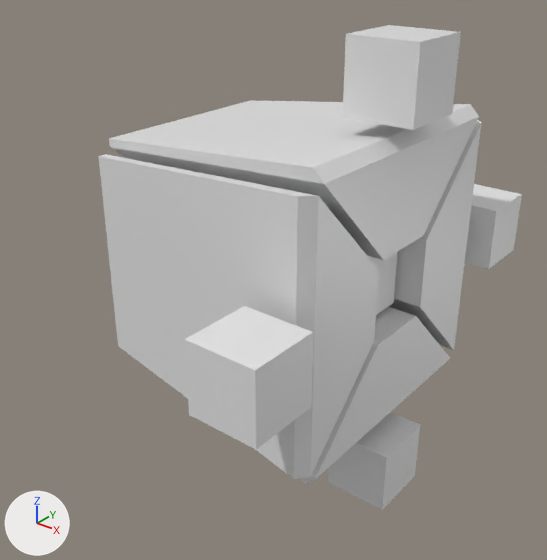
Before and after pictures for a commit that changed the Blender file Elderland/Assets/Models/Blender/Enemy/Ranged Enemy/RangedEnemy.blend.
One viewpoint serves both versions: a 50 mm camera at (3.2, -4.13, 2.3) aimed at (-0.05, -0.06, -0.22). The axes (+X, +Y, +Z) are drawn at lower left. The lights are the same throughout.

Before the edit, the objects in view are built like this:
```python
ob_cube = bpy.data.objects.new('Cube', me_cube)
ob_cube.location = (0.0, 0.0, 0.0)
ob_cube_001 = bpy.data.objects.new('Cube.001', me_cube_002)
ob_cube_001.location = (0.881, 0.0, 1.414)
ob_cube_001.scale = (0.246, 0.246, 0.246)
ob_cube_002 = bpy.data.objects.new('Cube.002', me_cube_003)
ob_cube_002.location = (0.881, 0.0, -1.447)
ob_cube_002.scale = (0.246, 0.246, 0.246)
ob_cube_003 = bpy.data.objects.new('Cube.003', me_cube_004)
ob_cube_003.location = (0.881, 1.433, 0.003)
ob_cube_003.scale = (0.246, 0.246, 0.246)
ob_cube_004 = bpy.data.objects.new('Cube.004', me_cube_005)
ob_cube_004.location = (0.881, -1.438, 0.003)
ob_cube_004.scale = (0.246, 0.246, 0.246)
ob_cube_005 = bpy.data.objects.new('Cube.005', me_cube_010)
ob_cube_005.location = (0.0, 0.0, 0.0)
ob_cube_005.scale = (0.8, 0.279, 0.279)
ob_cube_006 = bpy.data.objects.new('Cube.006', me_cube_011)
ob_cube_006.location = (0.0, 0.0, 0.0)
ob_cube_006.rotation_euler = (3.142, 0.0, 0.0)  # degrees (180, 0, 0)
ob_cube_007 = bpy.data.objects.new('Cube.007', me_cube_012)
ob_cube_007.location = (0.0, 0.0, 0.0)
ob_cube_007.rotation_euler = (1.571, 0.0, 0.0)  # degrees (90, 0, 0)
ob_cube_008 = bpy.data.objects.new('Cube.008', me_cube_013)
ob_cube_008.location = (0.0, 0.0, 0.0)
ob_cube_008.rotation_euler = (-1.571, 0.0, 0.0)  # degrees (-90, 0, 0)
```
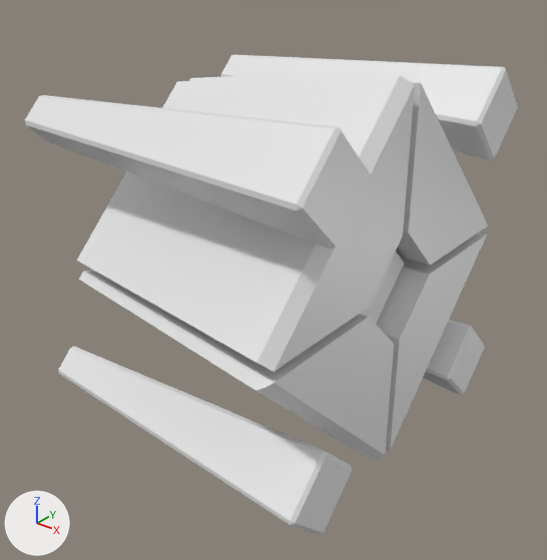
What changed in the scene script:
```text
Change me_cube_002:
    where me_cube_002.from_pydata(...)  # 8 vertices, 6 faces; spans x -1.0..1.0, y -1.0..1.0, z -1.0..1.0
    used by ob_cube_001; location = (0.881, 0.0, 1.414); scale = (0.246, 0.246, 0.246)
    me_cube_002 part 1
    me_cube_002.vertices[0].co: (-1.0, -1.0, -1.0) -> (-9.24, -0.5, -0.5)  # pixel (342, 117) -> not seen
    me_cube_002.vertices[1].co: (-1.0, -1.0, 1.0) -> (-9.24, -0.5, 0.5)  # pixel (345, 33) -> not seen
    me_cube_002.vertices[2].co: (-1.0, 1.0, -1.0) -> (-9.24, 0.5, -0.5)
    me_cube_002.vertices[3].co: (-1.0, 1.0, 1.0) -> (-9.24, 0.5, 0.5)  # pixel (389, 25) -> not seen
Change me_cube_005:
    where me_cube_005.from_pydata(...)  # 8 vertices, 6 faces; spans x -1.0..1.0, y -1.0..1.0, z -1.0..1.0
    used by ob_cube_004; location = (0.881, -1.438, 0.003); scale = (0.246, 0.246, 0.246)
    me_cube_005 part 2
    me_cube_005.vertices[0].co: (-1.0, -1.0, -1.0) -> (-9.27, -0.5, -0.5)  # pixel (189, 414) -> not seen
    me_cube_005.vertices[1].co: (-1.0, -1.0, 1.0) -> (-9.27, -0.5, 0.5)  # pixel (184, 339) -> not seen
    me_cube_005.vertices[2].co: (-1.0, 1.0, -1.0) -> (-9.27, 0.5, -0.5)
    me_cube_005.vertices[3].co: (-1.0, 1.0, 1.0) -> (-9.27, 0.5, 0.5)  # pixel (244, 305) -> not seen
Change ob_cube:
    ob_cube.rotation_euler: (0.0, 0.0, 0.0) -> (0.785, 0.0, 0.0)  # degrees (0, 0, 0) -> degrees (45, 0, 0)
Change ob_cube_001:
    ob_cube_001.location: (0.881, 0.0, 1.414) -> (0.881, -1.0, 1.0)
    ob_cube_001.rotation_euler: (0.0, 0.0, 0.0) -> (0.785, 0.0, 0.0)  # degrees (0, 0, 0) -> degrees (45, 0, 0)
Change ob_cube_002:
    ob_cube_002.location: (0.881, 0.0, -1.447) -> (0.881, 1.023, -1.023)
    ob_cube_002.rotation_euler: (0.0, 0.0, 0.0) -> (0.785, 0.0, 0.0)  # degrees (0, 0, 0) -> degrees (45, 0, 0)
Change ob_cube_003:
    ob_cube_003.location: (0.881, 1.433, 0.003) -> (0.881, 1.011, 1.015)
    ob_cube_003.rotation_euler: (0.0, 0.0, 0.0) -> (0.785, 0.0, 0.0)  # degrees (0, 0, 0) -> degrees (45, 0, 0)
Change ob_cube_004:
    ob_cube_004.location: (0.881, -1.438, 0.003) -> (0.881, -1.019, -1.015)
    ob_cube_004.rotation_euler: (0.0, 0.0, 0.0) -> (0.785, 0.0, 0.0)  # degrees (0, 0, 0) -> degrees (45, 0, 0)
Change ob_cube_006:
    ob_cube_006.rotation_euler: (3.142, 0.0, 0.0) -> (-2.356, 0.0, 0.0)  # degrees (180, 0, 0) -> degrees (-135, 0, 0)
Change ob_cube_007:
    ob_cube_007.rotation_euler: (1.571, 0.0, 0.0) -> (2.356, 0.0, 0.0)  # degrees (90, 0, 0) -> degrees (135, 0, 0)
Change ob_cube_008:
    ob_cube_008.rotation_euler: (-1.571, 0.0, 0.0) -> (-0.785, 0.0, 0.0)  # degrees (-90, 0, 0) -> degrees (-45, 0, 0)
```

Pixel boxes [x1, y1, x2, y2] of what changed, in the pictures (547 x 560 px; the box of a moved part takes in the faces that stretch with it):
'Cube.006', turned
    before: [109, 100, 479, 260]
    after: [77, 75, 415, 372]
'Cube.008', turned
    before: [98, 154, 379, 479]
    after: [79, 270, 394, 461]
'Cube.001', reshaped, moved, turned
    before: [343, 25, 461, 130]
    after: [25, 95, 371, 249]
'Cube.004', reshaped, moved, turned
    before: [185, 306, 313, 449]
    after: [58, 346, 352, 534]
'Cube.007', turned
    before: [388, 120, 481, 350]
    after: [190, 70, 488, 265]
'Cube', turned
    before: [299, 307, 450, 484]
    after: [376, 232, 487, 450]
'Cube.003', moved, turned
    before: [465, 184, 522, 269]
    after: [221, 55, 518, 160]
'Cube.002', moved, turned
    before: [328, 412, 420, 510]
    after: [423, 320, 485, 395]
part 1 of me_cube_002, moved or reshaped
    before: [343, 25, 458, 130]
    after: [25, 95, 370, 249]
part 2 of me_cube_005, moved or reshaped
    before: [185, 306, 313, 449]
    after: [58, 346, 352, 525]
